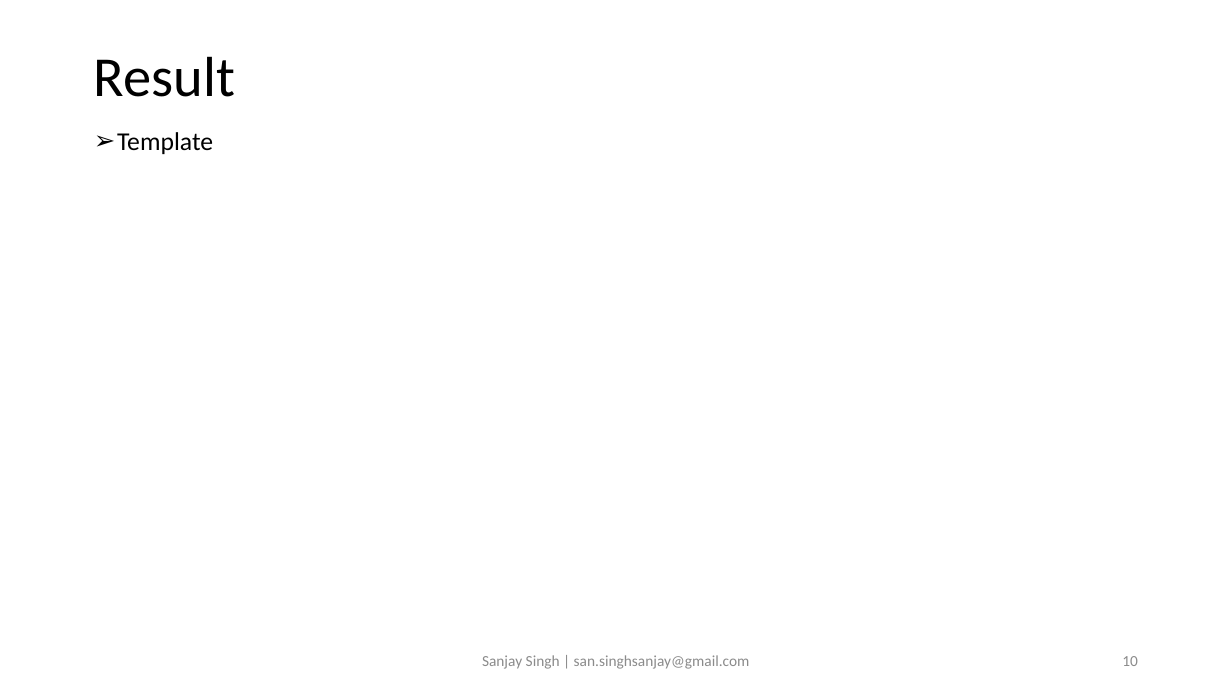
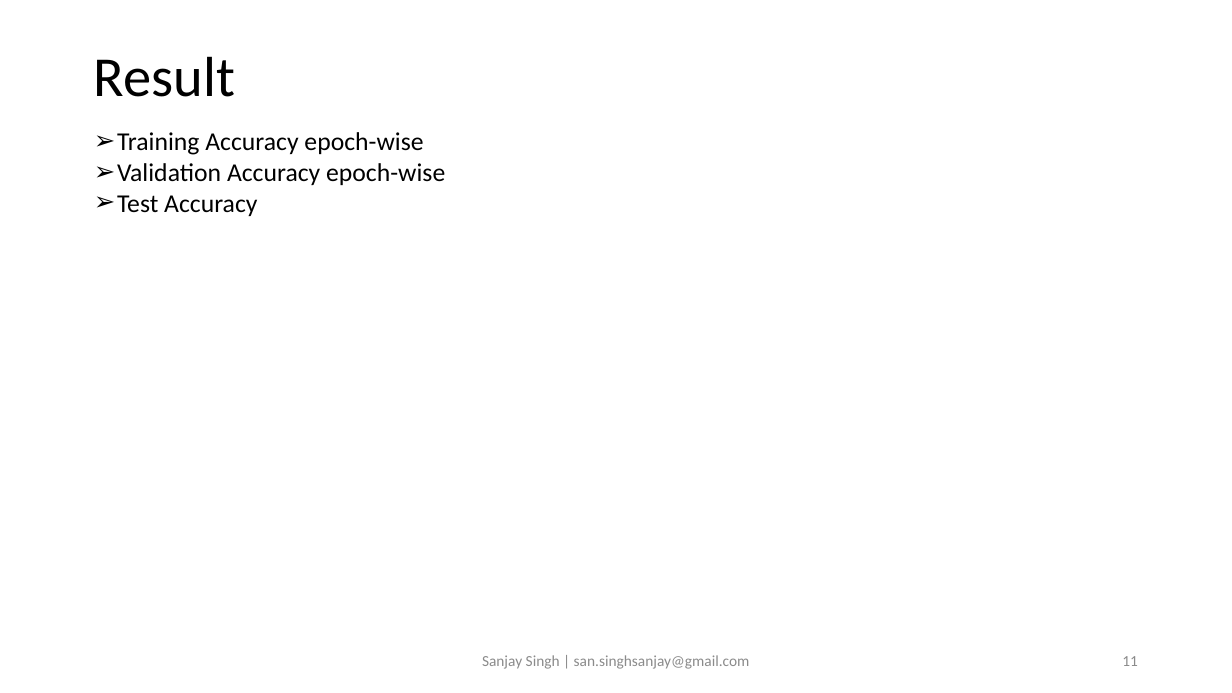
Before and after one commit to sansinghsanjay/mxnet_mnist_cpp_CNN, a slide deck: slide 11 of readme.pptx (slide 10 before the commit). Drawn at 1232x693 pixels with LibreOffice and Linux fonts; fonts in the diff are those of the drawing. Boxes give left, top, right and bottom in pixels: in the first picture for what was removed or moved away, otherwise in the second. Text is boxed around its words. In the diff, an @@ line names an element or a change of style, - is before the commit and + after.

```diff
--- a/readme.pptx
+++ b/readme.pptx
@@ text at [117, 132, 445, 216]: text changed @@
-➢ Template
+➢ Training Accuracy epoch-wise
+➢ Validation Accuracy epoch-wise
+➢ Test Accuracy
@@ page number at [1122, 656, 1138, 666]: text changed @@
-10
+11
```
Also in this commit, not shown: 1 slide added, 2 other files.
